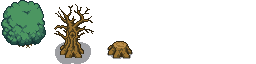
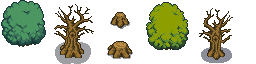
Layer changes from the first 256 x 64 image to the second:
added layer "Layer 6" (50%) above "Layer 5" over left=205, top=47, right=227, bottom=50
renamed "Layer 2" to "Layer 5", opacity 40% → 100%, painted on it over left=26, top=2, right=233, bottom=63
removed layer "Layer 3" over left=26, top=45, right=32, bottom=48
removed layer "Layer 1" over left=110, top=12, right=130, bottom=29
removed layer "walls" over left=26, top=12, right=130, bottom=48
